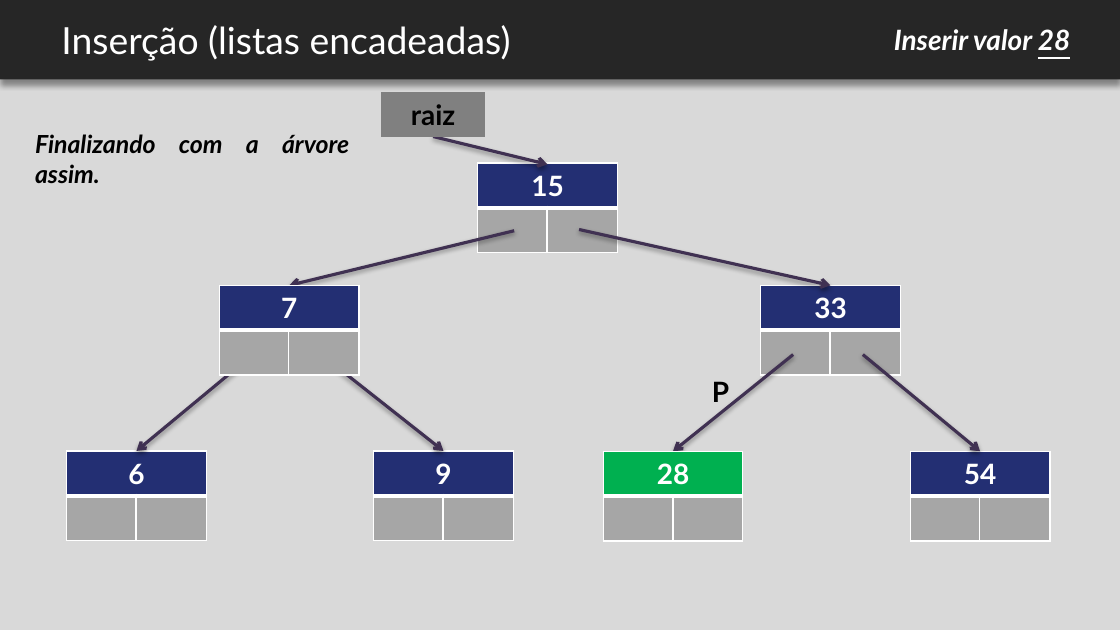
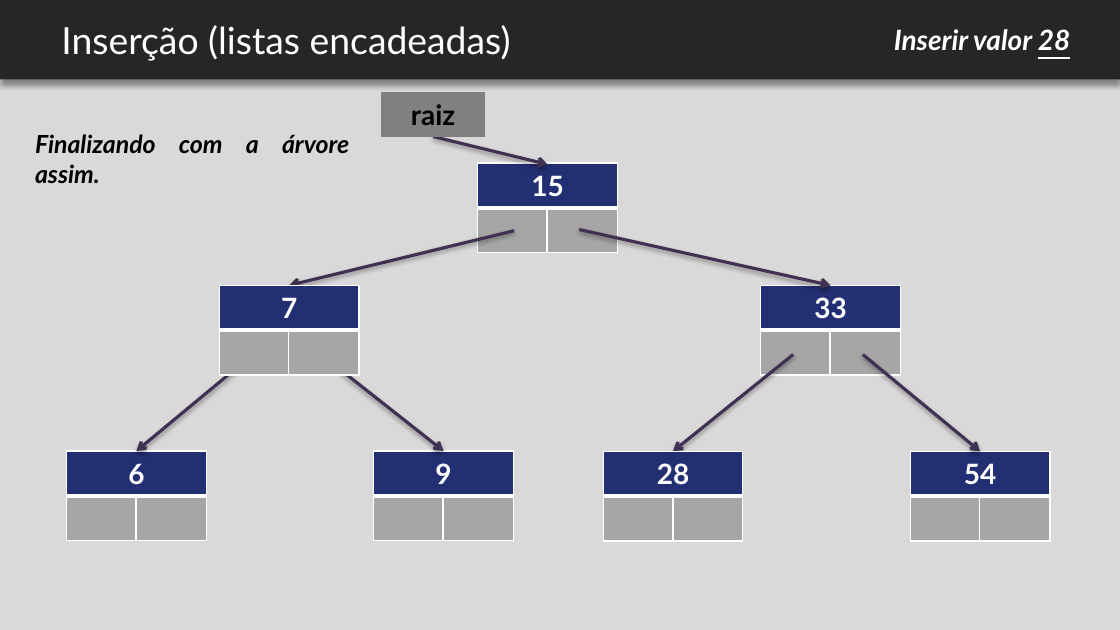
Before and after one commit to felipemarc/AED1_2016-2, a slide deck: slide 23 of ap_arvores/AED - arvores.pptx (slide 22 before the commit). Drawn at 1120x630 pixels with LibreOffice and Linux fonts; fonts in the diff are those of the drawing; background and template pictures are left out. Boxes give left, top, right and bottom in pixels: in the first picture for what was removed or moved away, otherwise in the second. Text is boxed around its words. In the diff, an @@ line names an element or a change of style, - is before the commit and + after.

```diff
--- a/ap_arvores/AED - arvores.pptx
+++ b/ap_arvores/AED - arvores.pptx
@@ text removed at box(712, 381, 729, 408) @@
-P
@@ table at box(604, 451, 744, 541) @@
@@ fill #00B050 to #232F73 in row 1, column 1 @@
```
Also in this commit, not shown: 10 other slides changed, 4 slides added, 1 other file.
